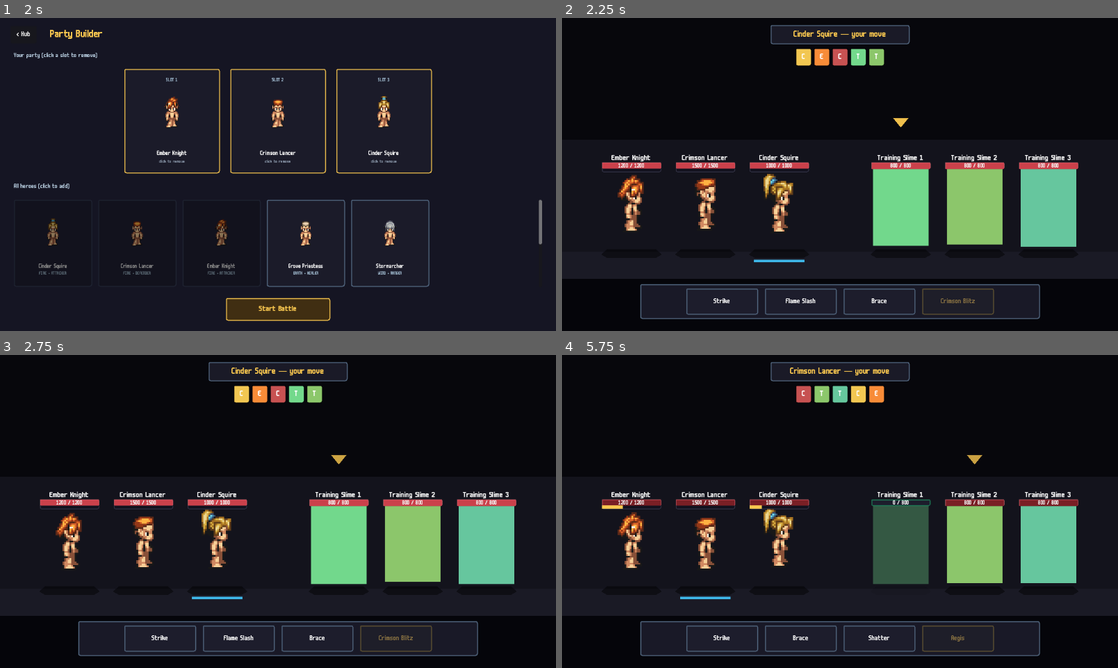
Above: before the commit, frames 1-4 (two rows, left to right).
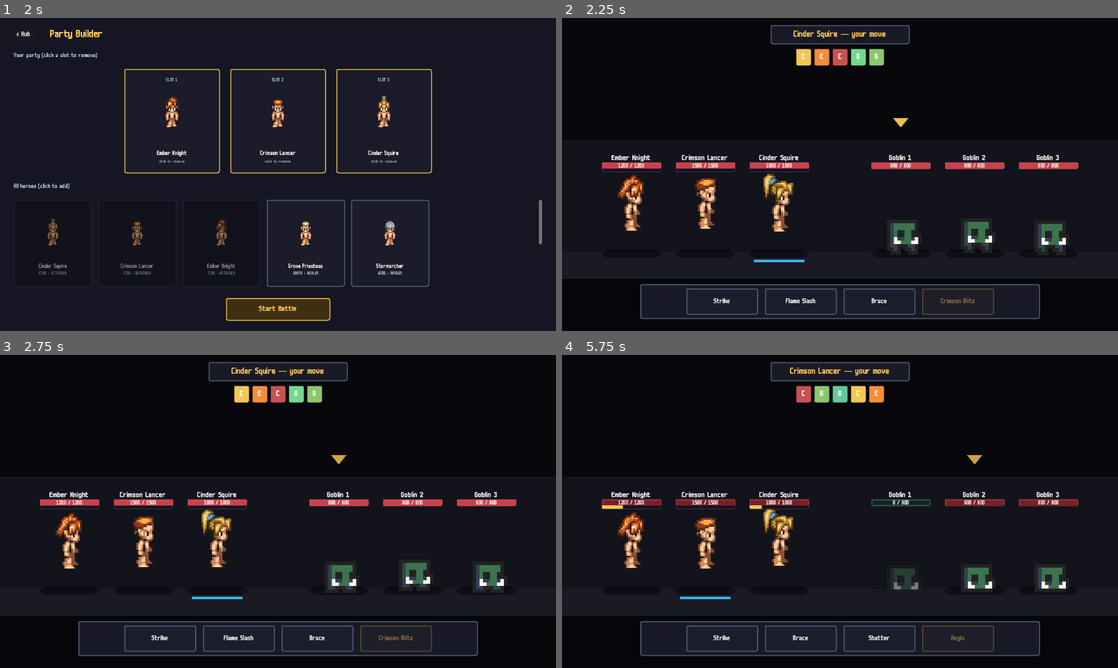
Above: after the commit, the same moments.

Repository: joppe2001/Vaelthorn
Game: Godot game, scene res://scenes/title/title.tscn
Two runs of this game, one before a commit and one after it. Both use one fixed random seed, a clock stepped at 60 frames per second and the inputs below.
Inputs (mouse positions are in pixels of both pictures, inside the frame that each line leads up to):
- Up to frame 1 (2 s): tap Enter at 0.5 s; move the mouse to (400, 158) at 0.52 s; click (400, 158) at 0.67 s; click "Enter Battle" at 1.25 s
- Up to frame 2 (2.25 s): click "Start Battle" at 2 s
- Up to frame 3 (2.75 s): no input
- Up to frame 4 (5.75 s): click "Strike" at 2.75 s; move the mouse to (628, 542) at 3.52 s; click (628, 542) at 3.67 s; click "Flame Slash" at 4.25 s; move the mouse to (706, 542) at 5.02 s; click (706, 542) at 5.17 s

Frame 1 is identical in both runs. In frame 2, 7.8% of the frame differs, in the area x 53-93%, y 11-75%; in frame 3, 7.9%; in frame 4, 8.0%, in the area x 46-93%, y 11-75%.

Commit message:
feat: Phase 4e — real enemy sprite (goblin from 0x72)
The "Training Slime" enemy is now a Training Goblin: a CC0 pixel-art
goblin from 0x72 Dungeon Tileset II with 4-frame idle animation.

Why goblin and not slime: 0x72 v1.7 ships goblins, imps, zombies,
skeletons, orcs, demons, ogres — no slime. Goblin fits "small weak
training enemy" perfectly and stays green to roughly match the
visual identity we had with the polygon placeholder.

Asset:
- assets/sprites/0x72/goblin/idle_f{0..3}.png — 16x16 each, CC0.
- assets/CREDITS.md gets a 0x72 entry on the next polish pass
  (don't let me forget — adding to TODO).

SpriteFrames:
- data/spriteframes/goblin_idle.tres — references each frame file
  directly (no atlas needed since they're already separate). Plays at
  5 FPS, loops. Single "idle" animation; hurt/dead fall back to the
  flash + bump + fade behavior in unit.gd.

EnemyData (training_slime.tres):
- display_name: "Training Slime" -> "Goblin"
- idle_frames -> goblin_idle.tres
- sprite_scale: 8.0 (matches Mana Seed's visual scale — 16x16 source
  at 8x = 128x128 display, comparable to hero sprites at 4x of 64x64).
- sprite_y_offset: -60 (so feet line up with the ground band).

Battle:
- No code changes — Phase 4e prep already wired the call shape so
  binding an enemy with idle_frames "just works." All 3 goblins
  appear with the same sprite (no per-instance tinting yet; could
  add modulate variation later if uniform 3 goblins reads weird).

Out of scope still on TODO:
- Hurt/dead frames for the goblin (0x72 doesn't ship them — would
  need to construct from the run frames or accept fall-back behavior).
- Multiple enemy types per battle (orc + imp + zombie variety) —
  needs battle scene to accept an array of enemy templates.
- Update CREDITS.md with the 0x72 attribution.

Diff:
--- a/data/enemies/training_slime.tres
+++ b/data/enemies/training_slime.tres
@@ -1,11 +1,12 @@
-[gd_resource type="Resource" script_class="EnemyData" load_steps=2 format=3]
+[gd_resource type="Resource" script_class="EnemyData" load_steps=3 format=3]
 
 [ext_resource type="Script" path="res://scripts/data/enemy_data.gd" id="1_enemy"]
+[ext_resource type="SpriteFrames" path="res://data/spriteframes/goblin_idle.tres" id="2_frames"]
 
 [resource]
 script = ExtResource("1_enemy")
 id = "training_slime"
-display_name = "Training Slime"
+display_name = "Goblin"
 element = 3
 hp = 800
 atk = 90
@@ -21,3 +22,6 @@
 xp_reward = 50
 gold_reward = 100
 sprite_color = Color(0.45, 0.85, 0.55, 1)
+idle_frames = ExtResource("2_frames")
+sprite_scale = 8.0
+sprite_y_offset = -60.0
--- /dev/null
+++ b/data/spriteframes/goblin_idle.tres
@@ -0,0 +1,26 @@
+[gd_resource type="SpriteFrames" load_steps=5 format=3]
+
+[ext_resource type="Texture2D" path="res://assets/sprites/0x72/goblin/idle_f0.png" id="1_f0"]
+[ext_resource type="Texture2D" path="res://assets/sprites/0x72/goblin/idle_f1.png" id="2_f1"]
+[ext_resource type="Texture2D" path="res://assets/sprites/0x72/goblin/idle_f2.png" id="3_f2"]
+[ext_resource type="Texture2D" path="res://assets/sprites/0x72/goblin/idle_f3.png" id="4_f3"]
+
+[resource]
+animations = [{
+"frames": [{
+"duration": 1.0,
+"texture": ExtResource("1_f0")
+}, {
+"duration": 1.0,
+"texture": ExtResource("2_f1")
+}, {
+"duration": 1.0,
+"texture": ExtResource("3_f2")
+}, {
+"duration": 1.0,
+"texture": ExtResource("4_f3")
+}],
+"loop": true,
+"name": &"idle",
+"speed": 5.0
+}]
Binary file added: assets/sprites/0x72/goblin/idle_f0.png
Binary file added: assets/sprites/0x72/goblin/idle_f1.png
Binary file added: assets/sprites/0x72/goblin/idle_f2.png
Binary file added: assets/sprites/0x72/goblin/idle_f3.png
